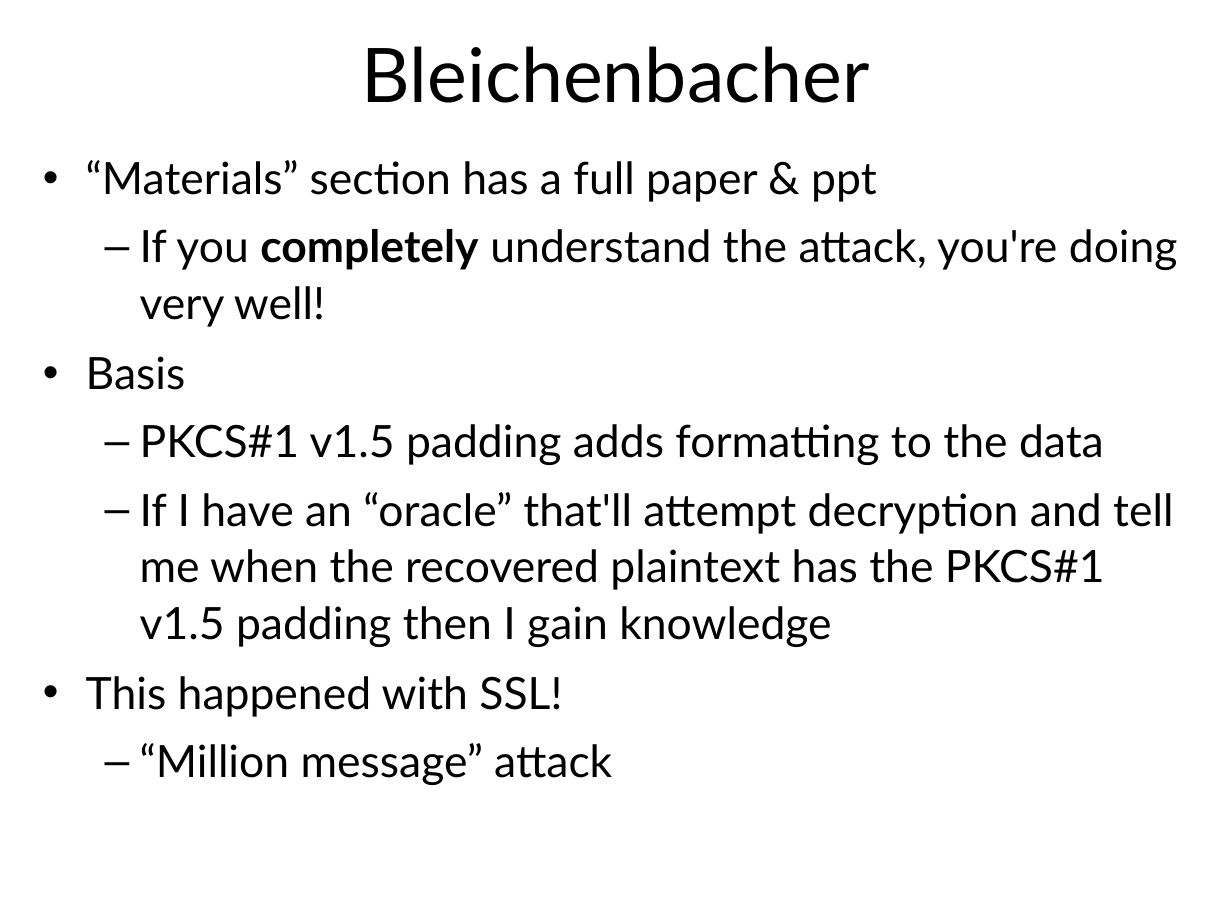
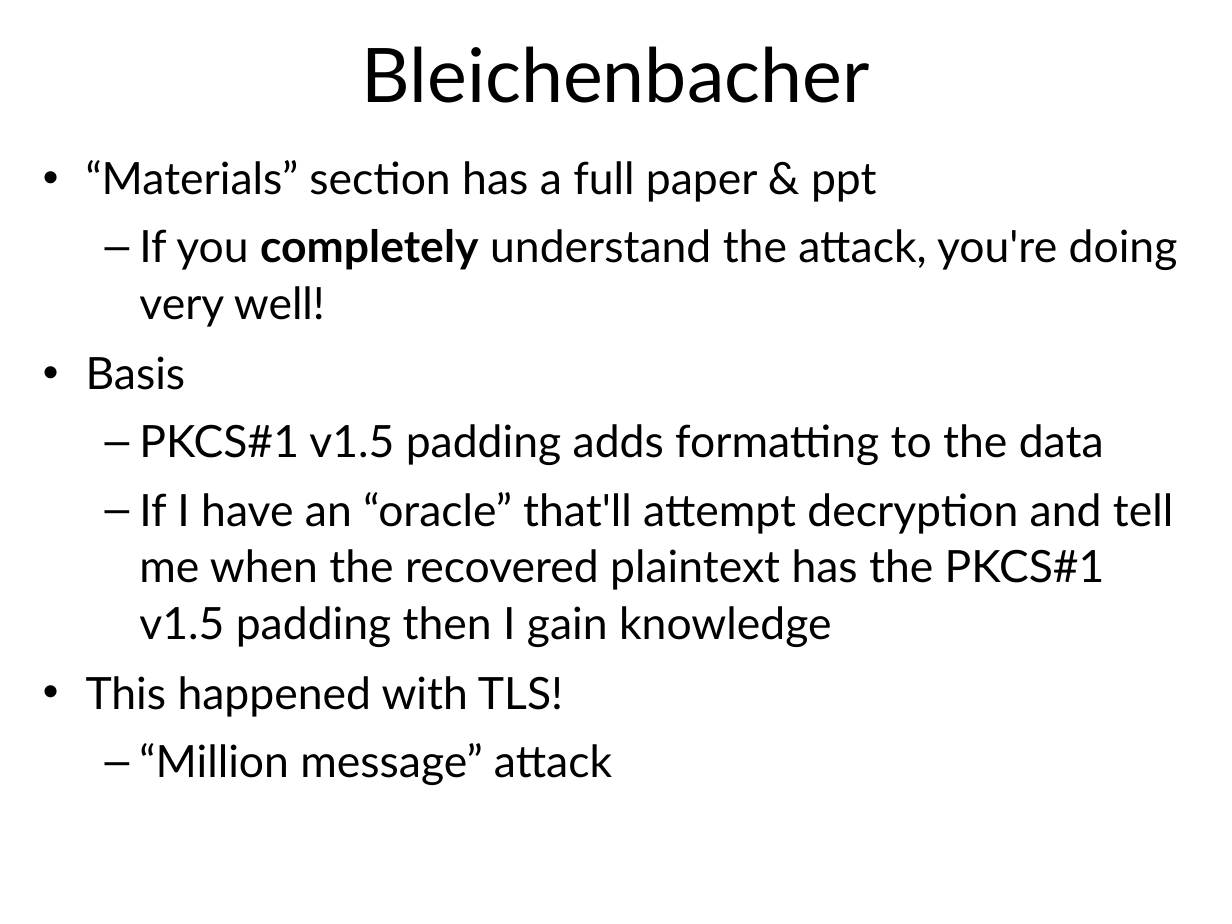
Before and after one commit to sftcd/cs7053, a slide deck: slide 52 of lectures/04-protocols/04-protocols.ppt. Drawn at 1232x924 pixels with LibreOffice and Linux fonts; fonts in the diff are those of the drawing. Boxes give left, top, right and bottom in pixels: in the first picture for what was removed or moved away, otherwise in the second. Text is boxed around its words. In the diff, an @@ line names an element or a change of style, - is before the commit and + after.

```diff
--- a/lectures/04-protocols/04-protocols.ppt
+++ b/lectures/04-protocols/04-protocols.ppt
@@ text at bbox=[86, 676, 563, 717]: text changed @@
-• This happened with SSL!
+• This happened with TLS!
```
Also in this commit, not shown: 8 other slides changed.
